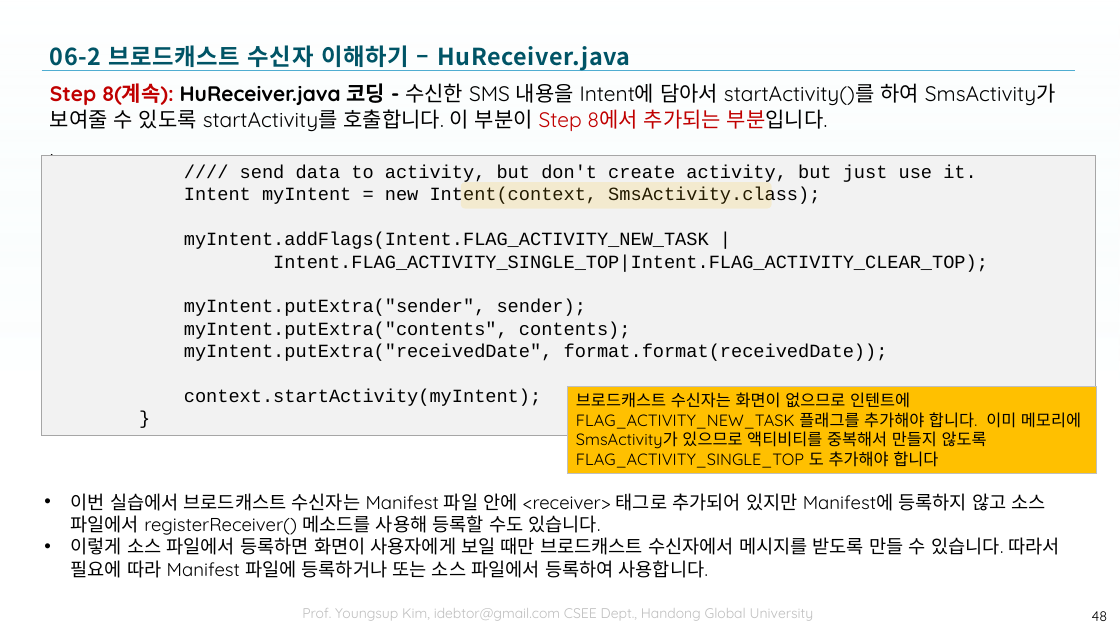
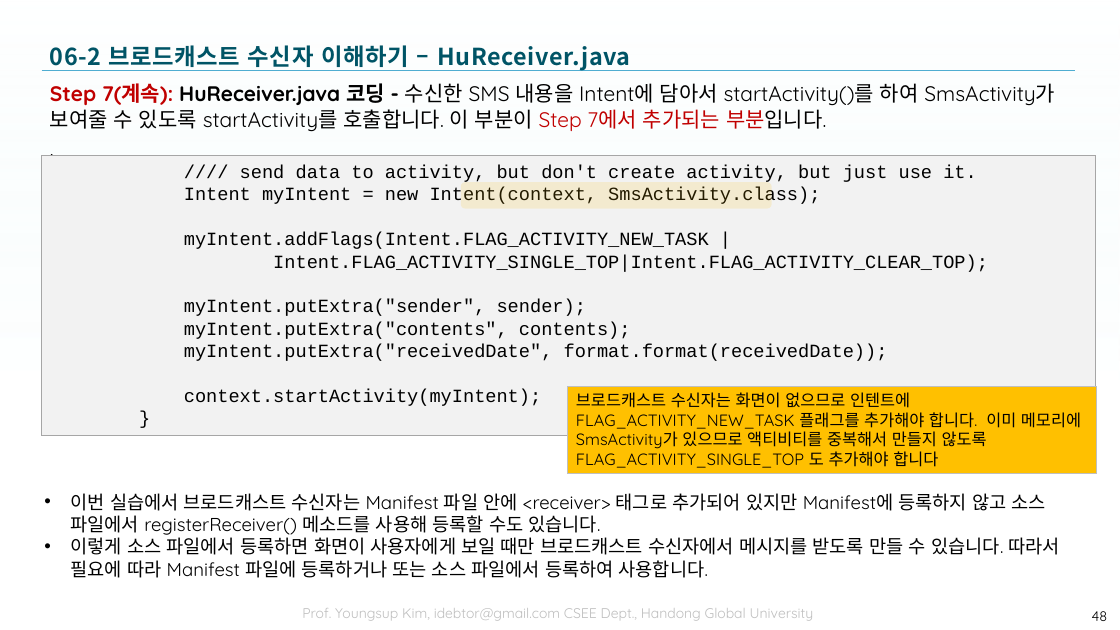
Before and after one commit to tae7841/HuStarAS, a slide deck: slide 48 of ppts/06Service.pptx. Drawn at 1120x630 pixels with LibreOffice and Linux fonts; fonts in the diff are those of the drawing; background and template pictures are left out. Boxes give left, top, right and bottom in pixels: in the first picture for what was removed or moved away, otherwise in the second. Text is boxed around its words. In the diff, an @@ line names an element or a change of style, - is before the commit and + after.

```diff
--- a/ppts/06Service.pptx
+++ b/ppts/06Service.pptx
@@ text at (x1=50, y1=83, x2=1055, y2=132): text changed @@
-Step 8(계속): HuReceiver.java 코딩 - 수신한 SMS 내용을 Intent에 담아서 startActivity()를 하여 SmsActivity가 보여줄 수 있도록 startActivity를 호출합니다. 이 부분이 Step 8에서 추가되는 부분입니다.
+Step 7(계속): HuReceiver.java 코딩 - 수신한 SMS 내용을 Intent에 담아서 startActivity()를 하여 SmsActivity가 보여줄 수 있도록 startActivity를 호출합니다. 이 부분이 Step 7에서 추가되는 부분입니다.
```
Also in this commit, not shown: 8 other slides changed.
